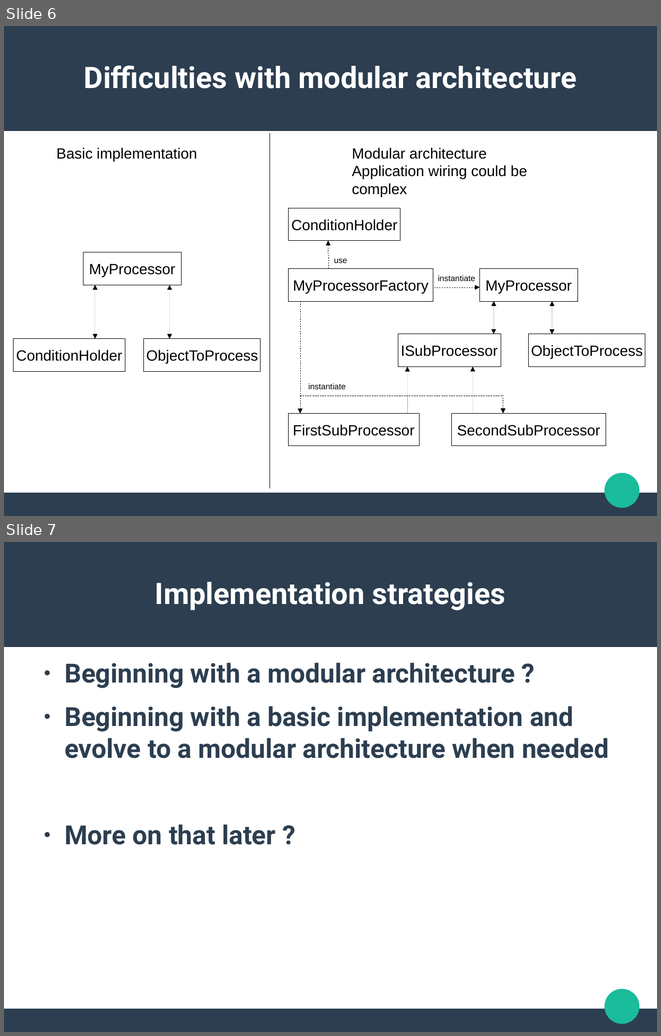
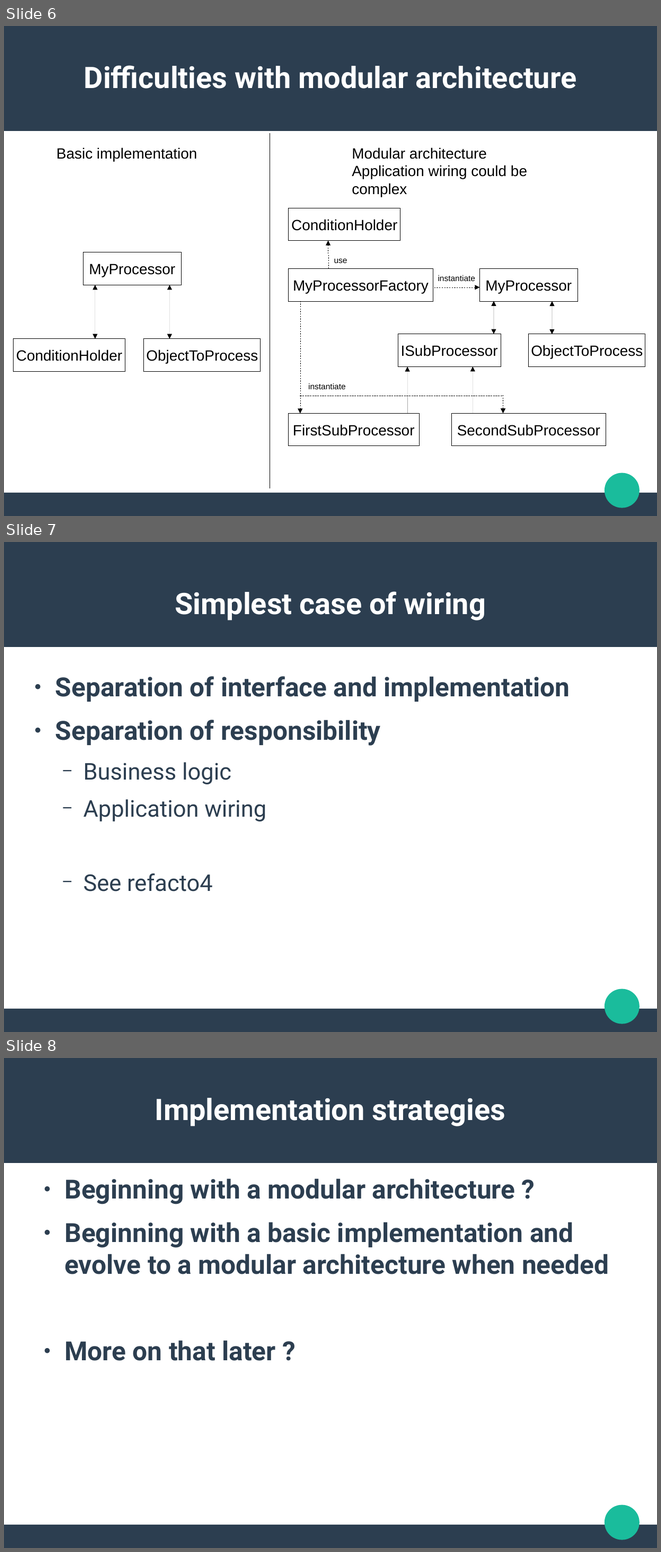
Before and after one commit to jldelarbre/lectureNotes, a slide deck: Slides/lesson2/ReusableModularCode.odp. Shown one above the other, each under a label of ours: slides 6 and 7 before the commit, slides 6, 7 and 8 after it. The pictures are 661x1036 and 661x1552 pixels, drawn with LibreOffice and Linux fonts; fonts in the diff are those of the drawing. Boxes give left, top, right and bottom in pixels: in the first picture for what was removed or moved away, otherwise in the second. Text is boxed around its words. In the diff, an @@ line names an element or a change of style, - is before the commit and + after.

```diff
--- a/Slides/lesson2/ReusableModularCode.odp
+++ b/Slides/lesson2/ReusableModularCode.odp
@@ slide 7 added at (4,542,657,1032), background #FFFFFF; not listed: 3 template elements that a slide beside it also shows @@
@@ title added at (175,591,486,620), 36 pt, text #FFFFFF, bold @@
+Simplest case of wiring
@@ text added at (55,676,570,891), 32 pt, text #2C3E50, bold @@
+● Separation of interface and implementation
+● Separation of responsibility
+  − Business logic
+  − Application wiring
+  − See refacto4
@@ what was slide 7 is now slide 8 @@
```
Also in this commit, not shown: 2 slides changed, 21 other files.
